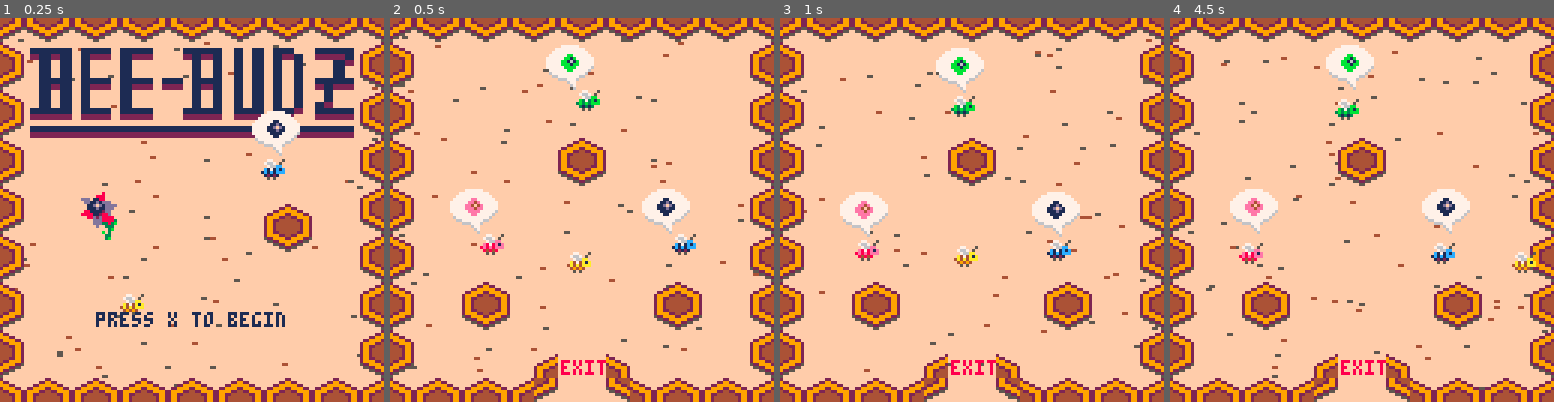
Above: before the commit, frames 1-4 (left to right).
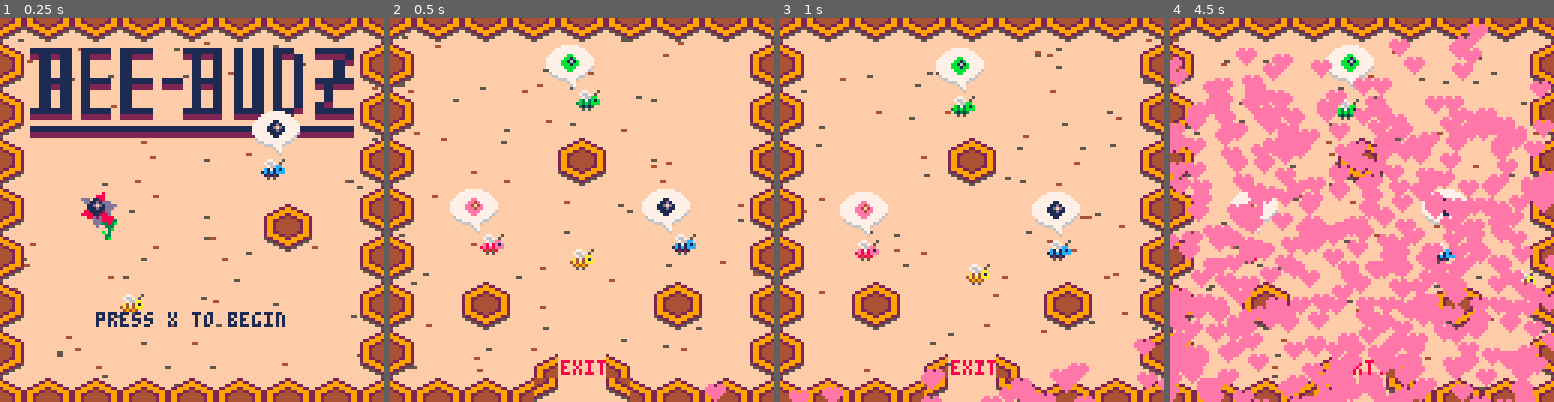
Above: after the commit, the same moments.

Repository: global-game-jam-2019-team/the_letter_bee
Game: PICO-8 cartridge the_letter_bee.p8
Two runs of this game, one before a commit and one after it. Both use one fixed random seed, a clock stepped at 60 frames per second and the inputs below.
Inputs:
- Up to frame 1 (0.25 s): no input
- Up to frame 2 (0.5 s): tap X (X key) at 0.33 s
- Up to frame 3 (1 s): tap O (Z key) at 0.7 s
- Up to frame 4 (4.5 s): tap X (X key) at 1.07, 1.85, 2.97, 4.08 s; hold Right 1.6-2.1 s; tap O (Z key) every 0.4 s from 1.7 to 4.1 s; hold Up 2.15-2.42 s; hold Right 2.47-3.03 s; hold Left 3.08-3.58 s; hold Down 3.63-3.97 s; hold Right from 4.02 s (still down)

Frame 1 is identical in both runs. In frame 2, 0.4% of the frame differs, in the area x 46-88%, y 60-100%; in frame 3, 2.5%; in frame 4, 47%, in the area x 0-100%, y 1-100%.

Commit message:
Do not lag out at end

Diff:
--- a/the_letter_bee.p8
+++ b/the_letter_bee.p8
@@ -905,19 +905,17 @@
 end
 
 function go_to_end()
+  if _update == _update_end then return end
   music(0)
   _update = _update_end
   _draw = _draw_end
 end
 
 function _draw_end()
-  if #hearts < 1000 then
-    cls"14"
-  end
   camera(0,0)
+  too_many_hearts(hive_hearts, 0.5, 0, 0, 1000, true)
   sspr(0, 48, 32, 16, 10, 10, 108, 32)
-
-  too_many_hearts(-1, 1, 10)
+  too_many_hearts(end_hearts, 1, 1, 11, 500, false)
 
   draw_entities(end_entities)
 
@@ -970,32 +968,49 @@
   -- bee
   spr(s(p.sprite, p.x, p.y, not p.point_right))
 
+  all_goals = true
   if all_goals then
-    too_many_hearts(0.5, 0, 10)
-  end
-end
-
-hearts = {}
+    too_many_hearts(hive_hearts, 0.5, 0, 6, 1000, true)
+
+    if #hive_hearts > 750 then
+      transition_counter = transition_counter + 1
+      if transition_counter > 30 * 2 then
+        go_to_end()
+      end
+    end
+  end
+end
+
+end_hearts = {}
+hive_hearts = {}
 heart_rate = 1
-function too_many_hearts(rate, h_min, h_max)
+transition_counter = 0
+function too_many_hearts(hearts, rate, h_min, h_max, target, wrap)
   heart_rate = max(h_min, min(heart_rate + rate, h_max))
-  if #hearts < 2000 then
+  if #hearts < target then
     for i=1,heart_rate do
       add(hearts, {x=rnd(128+64)-32, y=rnd(32)+128})
     end
   end
 
-  if #hearts > 1500 then
-    go_to_end()
-  end
-
   for i=#hearts,1,-1 do
     h = hearts[i]
-    if h.y < -16 then del(hearts, h) end
+    if h.y < -16 then
+      if wrap then h.y = 128+16 else del(hearts, h) end
+    end
     h.y = h.y - 1
     local theta = (t + i) / 300
     h.x = h.x + cos(theta)
     spr(s("heart", h.x, h.y))
+  end
+end
+
+function thin_hearts(rate, target)
+  for i=1,rate do
+    if #hearts > target then
+      local index = flr(rnd(#hearts-1))+1
+      del(hearts, hearts[i])
+    end
   end
 end
 
